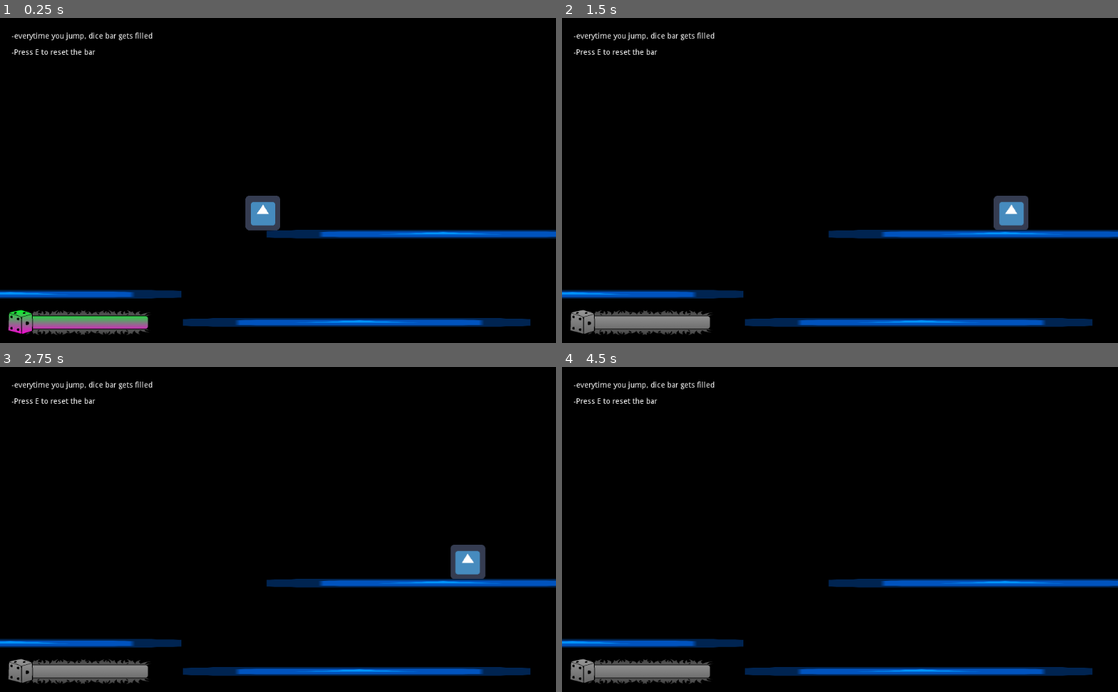
Above: before the commit, frames 1-4 (two rows, left to right).
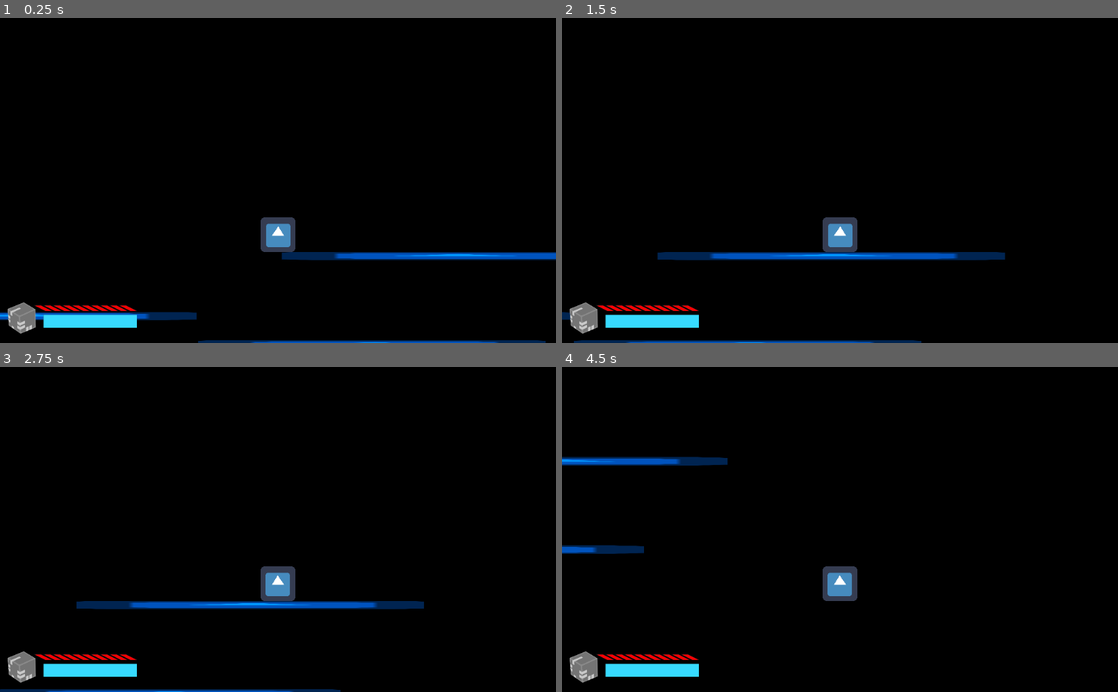
Above: after the commit, the same moments.

Repository: Lagrossa/DicePlatformerT
Game: Godot game, scene res://scenes/mainScenes/MainScene.tscn
Two runs of this game, one before a commit and one after it. Both use one fixed random seed, a clock stepped at 60 frames per second and the inputs below. The engine's default icon, where the game draws it, is replaced by a stand-in: a white triangle on a blue panel in a dark square.
Inputs (mouse positions are in pixels of both pictures, inside the frame that each line leads up to):
- Up to frame 1 (0.25 s): no input
- Up to frame 2 (1.5 s): tap E (E) at 0.5, 0.6, 1.25 s; move the mouse to (962, 164) at 0.52 s; hold D (right) from 0.53 s (still down); tap Space (jump) at 0.77, 1.07 s; click (962, 164) at 0.8 s; move the mouse to (728, 196) at 1.27 s; click (728, 196) at 1.35 s
- Up to frame 3 (2.75 s): tap Space (jump) at 1.52, 1.55, 1.82, 2.1 s; tap E (E) at 2, 2.3 s; move the mouse to (333, 458) at 2.02 s; release D (right) at 2.03 s; hold A (left) from 2.03 s (still down)
- Up to frame 4 (4.5 s): tap E (E) at 2.75, 2.85, 3.5, 4.25, 4.35 s; move the mouse to (812, 594) at 2.77 s; release A (left) at 2.78 s; hold D (right) 2.78-4.28 s; tap Space (jump) at 3.02, 3.32, 3.77, 3.8, 4.07 s; click (812, 594) at 3.05 s; move the mouse to (1006, 578) at 3.52 s; click (1006, 578) at 3.6 s; move the mouse to (673, 480) at 4.27 s; hold A (left) from 4.28 s (still down)

The runs differ from the first frame. In frame 1, 9.4% of the frame differs, in the area x 0-100%, y 4-100%; in frame 2, 9.5%; in frame 3, 9.5%; in frame 4, 7.9%.

Commit message:
some more fixing

Diff:
--- a/Scenes/UI.tscn
+++ b/Scenes/UI.tscn
@@ -1,49 +1,110 @@
-[gd_scene load_steps=7 format=2]
+[gd_scene load_steps=10 format=2]
 
-[ext_resource path="res://assets/diceBarProgressEmpty.png" type="Texture" id=1]
-[ext_resource path="res://assets/diceBarProgressFull.png" type="Texture" id=2]
-[ext_resource path="res://assets/diceBarGrass.png" type="Texture" id=3]
+[ext_resource path="res://assets/DiceBarEmpty.png" type="Texture" id=1]
+[ext_resource path="res://assets/DiceBarFull.png" type="Texture" id=2]
+[ext_resource path="res://assets/EnergyBarEmpty.png" type="Texture" id=3]
 [ext_resource path="res://scripts/UI.gd" type="Script" id=4]
-[ext_resource path="res://Scenes/mainScenes/Bullet.tscn" type="PackedScene" id=5]
 [ext_resource path="res://scripts/Dice.gd" type="Script" id=6]
+[ext_resource path="res://assets/EnergyBarFull.png" type="Texture" id=7]
+[ext_resource path="res://assets/LpBarEmpty.png" type="Texture" id=8]
+[ext_resource path="res://assets/LpBarFull.png" type="Texture" id=9]
+
+[sub_resource type="SpriteFrames" id=1]
+animations = [ {
+"frames": [ ExtResource( 8 ) ],
+"loop": true,
+"name": "Empty",
+"speed": 5.0
+}, {
+"frames": [ ExtResource( 9 ) ],
+"loop": true,
+"name": "Full",
+"speed": 5.0
+} ]
 
 [node name="UI" type="Control"]
 anchor_right = 1.0
 anchor_bottom = 1.0
 script = ExtResource( 4 )
 DiceBar_maxValue = 20
-DiceBar_Progress = 8
 
 [node name="DiceSystem" type="Node" parent="."]
 script = ExtResource( 6 )
 
-[node name="DiceBar" type="TextureRect" parent="."]
-margin_left = 21.0
-margin_top = 534.0
-margin_right = 542.0
-margin_bottom = 649.0
-rect_scale = Vector2( 0.5, 0.5 )
-mouse_filter = 2
-texture = ExtResource( 3 )
+[node name="bars" type="Control" parent="."]
+margin_left = 13.0
+margin_top = 525.0
+margin_right = 53.0
+margin_bottom = 565.0
+rect_scale = Vector2( 0.3, 0.3 )
 
-[node name="ProgressBar" type="TextureProgress" parent="DiceBar"]
-margin_left = -14.0
-margin_top = 9.0
-margin_right = 505.0
-margin_bottom = 101.0
-mouse_filter = 2
+[node name="DiceBar" type="TextureProgress" parent="bars"]
+margin_right = 40.0
+margin_bottom = 40.0
 texture_under = ExtResource( 1 )
 texture_progress = ExtResource( 2 )
-fill_mode = 1
+fill_mode = 4
 
-[node name="RichTextLabel" type="RichTextLabel" parent="."]
-margin_left = 21.0
-margin_top = 27.0
-margin_right = 363.0
-margin_bottom = 206.0
-mouse_filter = 2
-text = "-everytime you jump, dice bar gets filled
+[node name="EnergyBar" type="TextureProgress" parent="bars"]
+margin_left = 223.0
+margin_top = 76.0
+margin_right = 798.0
+margin_bottom = 158.0
+value = 100.0
+texture_under = ExtResource( 3 )
+texture_progress = ExtResource( 7 )
 
--Press E to reset the bar"
+[node name="LPBar" type="Control" parent="bars"]
+margin_left = 223.0
+margin_top = 36.0
+margin_right = 263.0
+margin_bottom = 76.0
 
-[node name="Bullet" parent="." instance=ExtResource( 5 )]
+[node name="AnimatedSprite" type="AnimatedSprite" parent="bars/LPBar"]
+frames = SubResource( 1 )
+animation = "Full"
+
+[node name="AnimatedSprite2" type="AnimatedSprite" parent="bars/LPBar"]
+position = Vector2( 58, 0 )
+frames = SubResource( 1 )
+animation = "Full"
+
+[node name="AnimatedSprite3" type="AnimatedSprite" parent="bars/LPBar"]
+position = Vector2( 116, 0 )
+frames = SubResource( 1 )
+animation = "Full"
+
+[node name="AnimatedSprite4" type="AnimatedSprite" parent="bars/LPBar"]
+position = Vector2( 174, 0 )
+frames = SubResource( 1 )
+animation = "Full"
+
+[node name="AnimatedSprite5" type="AnimatedSprite" parent="bars/LPBar"]
+position = Vector2( 232, 0 )
+frames = SubResource( 1 )
+animation = "Full"
+
+[node name="AnimatedSprite6" type="AnimatedSprite" parent="bars/LPBar"]
+position = Vector2( 290, 0 )
+frames = SubResource( 1 )
+animation = "Full"
+
+[node name="AnimatedSprite7" type="AnimatedSprite" parent="bars/LPBar"]
+position = Vector2( 348, 0 )
+frames = SubResource( 1 )
+animation = "Full"
+
+[node name="AnimatedSprite8" type="AnimatedSprite" parent="bars/LPBar"]
+position = Vector2( 406, 0 )
+frames = SubResource( 1 )
+animation = "Full"
+
+[node name="AnimatedSprite9" type="AnimatedSprite" parent="bars/LPBar"]
+position = Vector2( 464, 0 )
+frames = SubResource( 1 )
+animation = "Full"
+
+[node name="AnimatedSprite10" type="AnimatedSprite" parent="bars/LPBar"]
+position = Vector2( 522, 0 )
+frames = SubResource( 1 )
+animation = "Full"
--- a/Scenes/mainScenes/Bullet.tscn
+++ b/Scenes/mainScenes/Bullet.tscn
@@ -10,7 +10,8 @@
 offsets = PoolRealArray( 0.621212, 0.856061, 1 )
 colors = PoolColorArray( 0.149521, 0.149687, 0.160156, 1, 1, 1, 1, 1, 0.992188, 1, 0, 1 )
 
-[node name="Bullet" type="KinematicBody2D"]
+[node name="Bullet" type="KinematicBody2D" groups=["bullet"]]
+scale = Vector2( 2, 2 )
 script = ExtResource( 2 )
 
 [node name="CollisionShape2D" type="CollisionShape2D" parent="."]
--- a/scenes/mainScenes/MainScene.tscn
+++ b/scenes/mainScenes/MainScene.tscn
@@ -1,7 +1,8 @@
-[gd_scene load_steps=6 format=2]
+[gd_scene load_steps=7 format=2]
 
 [ext_resource path="res://scenes/mainScenes/Player.tscn" type="PackedScene" id=1]
 [ext_resource path="res://icon.png" type="Texture" id=2]
+[ext_resource path="res://Scenes/mainScenes/Bullet.tscn" type="PackedScene" id=3]
 [ext_resource path="res://Scenes/UI.tscn" type="PackedScene" id=4]
 [ext_resource path="res://assets/theme_song_.mp3" type="AudioStream" id=5]
 
@@ -11,8 +12,15 @@
 [node name="MainScene" type="Node"]
 
 [node name="BG" type="ColorRect" parent="."]
-margin_right = 1024.0
-margin_bottom = 600.0
+anchor_left = 0.5
+anchor_top = 0.5
+anchor_right = 0.5
+anchor_bottom = 0.5
+margin_left = -10214.0
+margin_top = -5888.0
+margin_right = -9190.0
+margin_bottom = -5288.0
+rect_scale = Vector2( 20, 20 )
 mouse_filter = 2
 mouse_default_cursor_shape = 13
 color = Color( 0, 0, 0, 1 )
@@ -20,9 +28,6 @@
 [node name="AudioStreamPlayer" type="AudioStreamPlayer" parent="."]
 stream = ExtResource( 5 )
 autoplay = true
-
-[node name="Player" parent="." instance=ExtResource( 1 )]
-position = Vector2( 484, 251 )
 
 [node name="World" type="Node" parent="."]
 
@@ -62,8 +67,13 @@
 scale = Vector2( 10, 1 )
 texture = ExtResource( 2 )
 
-[node name="UI" parent="." instance=ExtResource( 4 )]
-margin_right = -1024.0
-margin_bottom = -600.0
-mouse_filter = 2
-DiceBar_maxValue = 8
+[node name="Bullet" parent="." instance=ExtResource( 3 )]
+
+[node name="Player" parent="." instance=ExtResource( 1 )]
+position = Vector2( 484, 251 )
+
+[node name="UI" parent="Player" instance=ExtResource( 4 )]
+margin_left = -512.0
+margin_top = -400.0
+margin_right = -512.0
+margin_bottom = -400.0
--- a/scenes/mainScenes/Player.tscn
+++ b/scenes/mainScenes/Player.tscn
@@ -38,3 +38,7 @@
 
 [node name="CollisionShape2D" type="CollisionShape2D" parent="."]
 shape = SubResource( 2 )
+
+[node name="Camera2D" type="Camera2D" parent="."]
+position = Vector2( 0, -100 )
+current = true
--- a/scripts/Bullet.gd
+++ b/scripts/Bullet.gd
@@ -10,15 +10,10 @@
 	$CPUParticles2D.local_coords = local_chords
 
 
-# Sets position to the mouse position
-func _unhandled_input(event):
-	if event is InputEventMouseMotion:
-		position = get_global_mouse_position()
-		position.x += 3
-		position.y += 5
-
-
 func _process(delta):
+	position = get_global_mouse_position()
+	position.x += 3
+	position.y += 5
 
 	if Input.is_action_just_pressed("bullet"):
 		if bullet_lifetime <= max_bullet_lifetime:
--- a/scripts/UI.gd
+++ b/scripts/UI.gd
@@ -1,21 +1,28 @@
 extends Control
 
 export (int) var DiceBar_maxValue
-export (int) var DiceBar_Progress
 
 onready var dice = $DiceSystem
+onready var Bullet = get_tree().get_nodes_in_group("bullet")[0]
 
 func _ready():
-	$DiceBar/ProgressBar.max_value = DiceBar_maxValue
-	$DiceBar/ProgressBar.value = DiceBar_Progress
+	$bars/DiceBar.max_value = DiceBar_maxValue
+	$bars/EnergyBar.max_value = Bullet.max_bullet_lifetime
 
 func _physics_process(delta):
+	updating_bars()
+
 	if Input.is_action_just_pressed("jump"):
-		DiceBar_Progress += 1
-		$DiceBar/ProgressBar.value = DiceBar_Progress
+		$bars/DiceBar.value += 1
 
 	if Input.is_action_just_pressed("E"): #and DiceBar_Progress >= DiceBar_maxValue:
-		DiceBar_Progress = 0
-		$DiceBar/ProgressBar.value = DiceBar_Progress
+		$bars/DiceBar.value = 0
 		var roll = dice.dice_ability(dice.draw_roll([1,2,3,4,5,6],[.16,.16,.16,.16,.16,.16]))
 		print(roll)
+
+
+func updating_bars():
+	var diceBar = $bars/DiceBar
+	var energyBar = $bars/EnergyBar
+
+	energyBar.value = int(Bullet.max_bullet_lifetime) - Bullet.bullet_lifetime
Not shown, changed: assets/DiceBarEmpty.png.import
Not shown, added: assets/DiceBarFull.png.import
Not shown, changed: assets/EnergyBarEmpty.png.import
Not shown, changed: assets/EnergyBarFull.png.import
Not shown, added: assets/LpBarEmpty.png.import
Not shown, added: assets/LpBarFull.png.import
Binary file removed: assets/diceBarGrass.png
Binary file removed: assets/diceBarProgressEmpty.png
Binary file removed: assets/diceBarProgressFull.png
